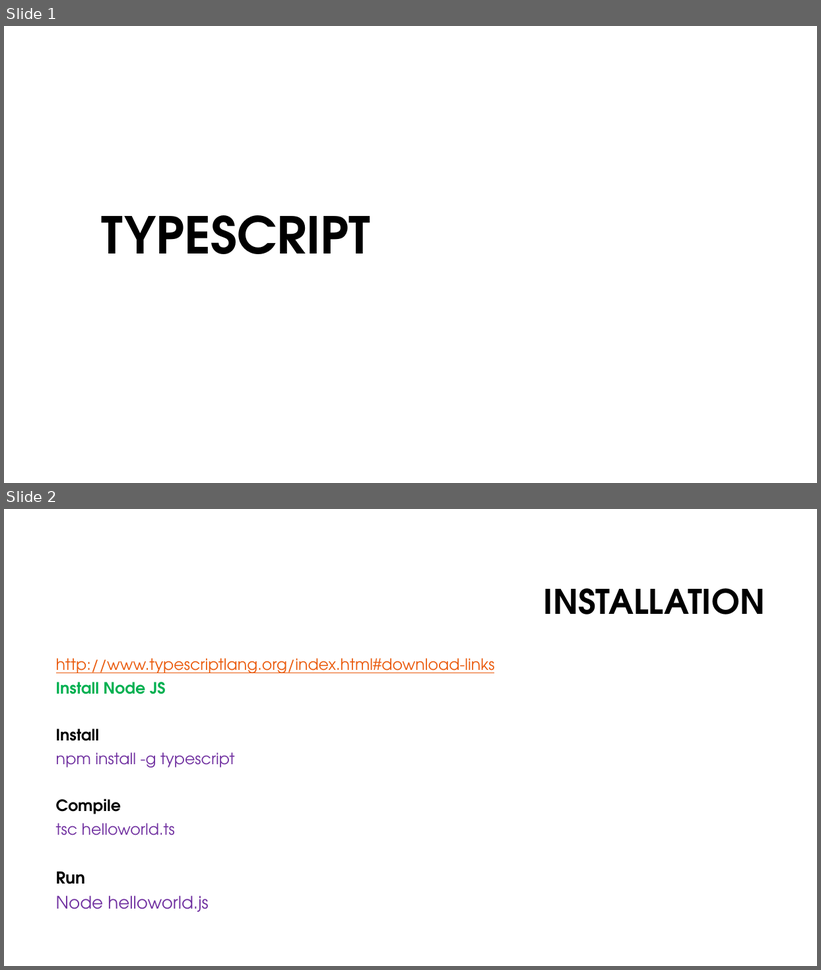
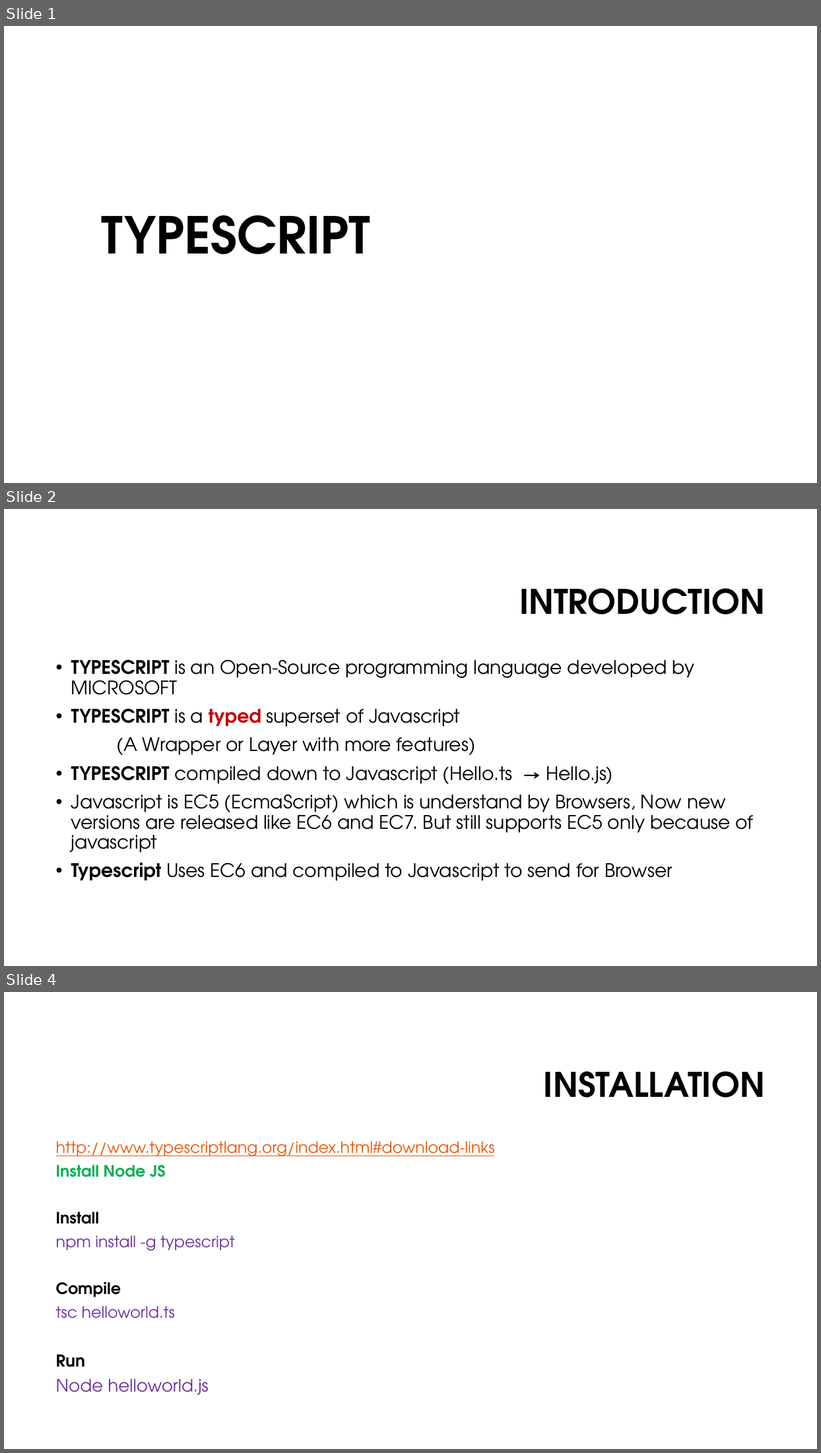
Before and after one commit to monicka2479/Typescript, a slide deck: Typescript Presentation.pptx. Shown one above the other, each under a label of ours: slides 1 and 2 before the commit, slides 1, 2 and 4 after it; the slides between them are not shown. The pictures are 821x970 and 821x1453 pixels, drawn with LibreOffice and Linux fonts; fonts in the diff are those of the drawing; background and template pictures are left out. Boxes give left, top, right and bottom in pixels: in the first picture for what was removed or moved away, otherwise in the second. Text is boxed around its words. In the diff, an @@ line names an element or a change of style, - is before the commit and + after.

```diff
--- a/Typescript Presentation.pptx
+++ b/Typescript Presentation.pptx
@@ slide 2 added at [4,509,817,966], background #FFFFFF @@
@@ title added at [519,588,765,615], 40 pt, text #000000, bold @@
+INTRODUCTION
@@ text added at [71,659,753,881], 22 pt, text #000000 @@
+• TYPESCRIPT is an Open-Source programming language developed by MICROSOFT
+• TYPESCRIPT is a typed superset of Javascript
+(A Wrapper or Layer with more features)
+• TYPESCRIPT compiled down to Javascript (Hello.ts → Hello.js)
+• Javascript is EC5 (EcmaScript) which is understand by Browsers, Now new versions are released like EC6 and EC7. But still supports EC5 only because of javascript
+• Typescript Uses EC6 and compiled to Javascript to send for Browser
@@ what was slide 2 is now slide 4 @@
```
Also in this commit, not shown: 8 slides changed, 2 other slides added, 6 other files.
